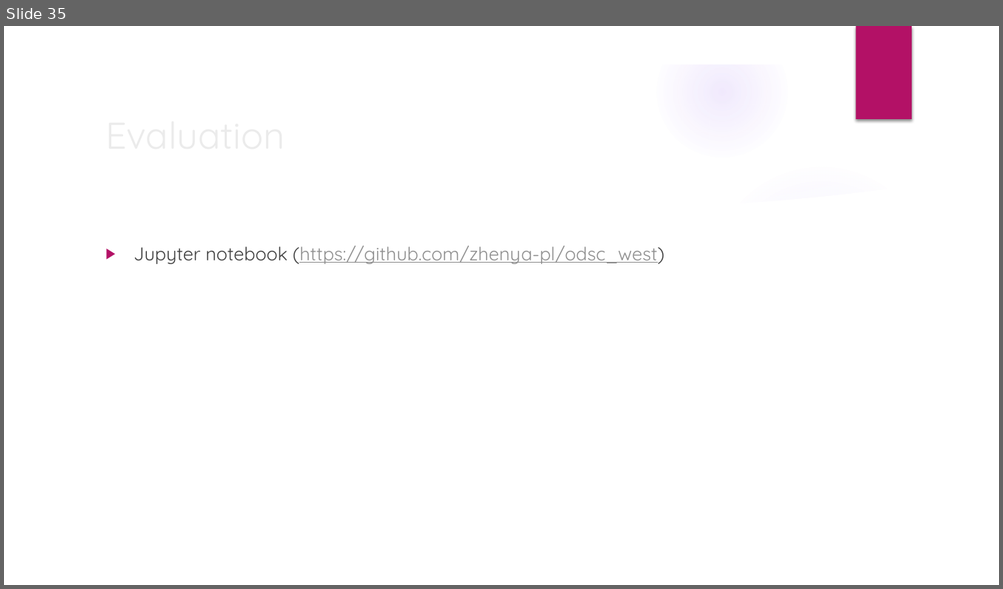
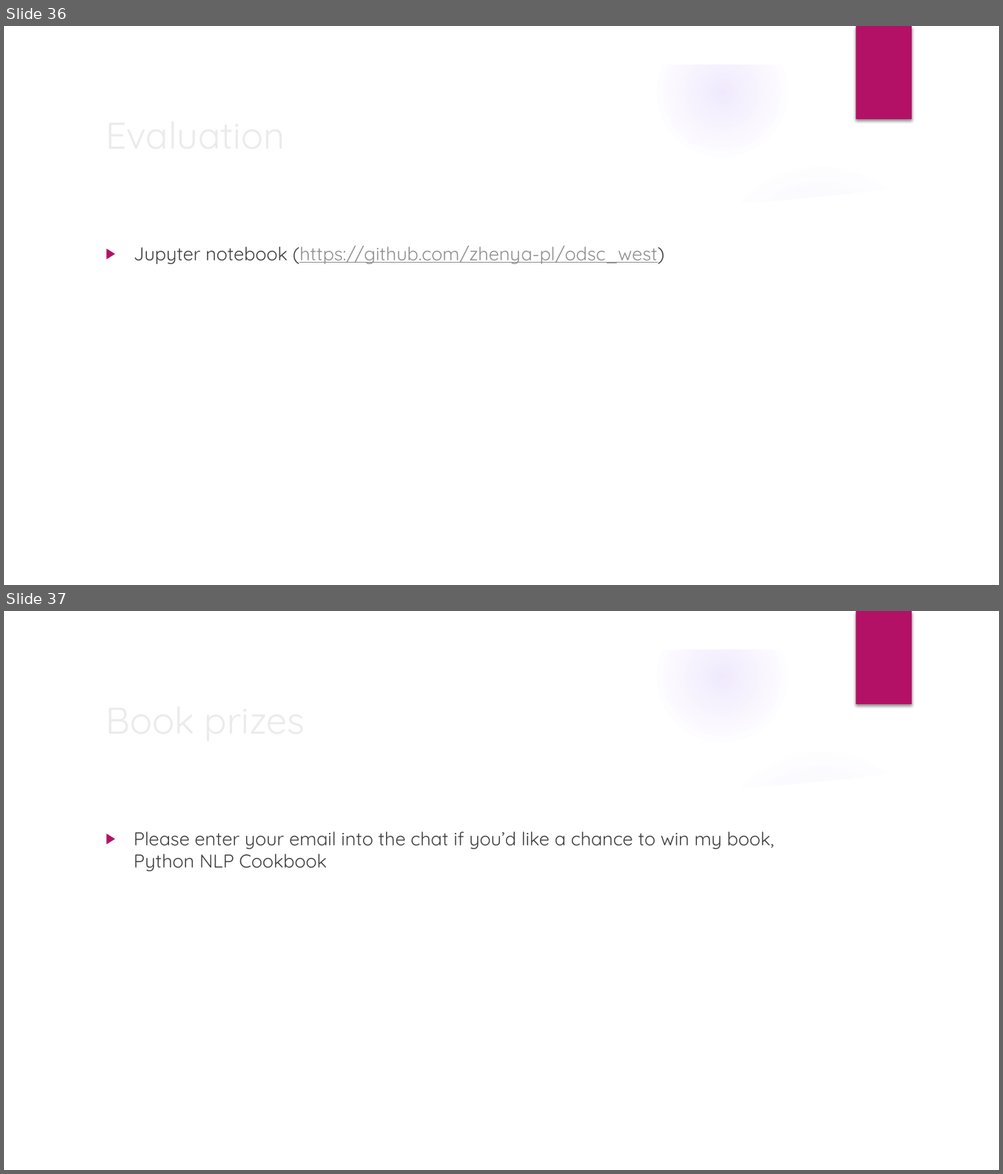
Before and after one commit to zhenya-pl/odsc_west, a slide deck: Introduction to NLP and topic modeling.pptx. Shown one above the other, each under a label of ours: slide 35 before the commit, slides 36 and 37 after it. The pictures are 1003x589 and 1003x1174 pixels, drawn with LibreOffice and Linux fonts; fonts in the diff are those of the drawing; background and template pictures are left out. Boxes give left, top, right and bottom in pixels: in the first picture for what was removed or moved away, otherwise in the second. Text is boxed around its words. In the diff, an @@ line names an element or a change of style, - is before the commit and + after.

```diff
--- a/Introduction to NLP and topic modeling.pptx
+++ b/Introduction to NLP and topic modeling.pptx
@@ slide 37 added at (4, 611, 999, 1170), background picture (left out); not listed: 9 template elements that a slide beside it also shows @@
@@ text added at (134, 832, 722, 871), 18 pt, text #404040 @@
+▶ Please enter your email into the chat if you’d like a chance to win my book, Python NLP Cookbook
@@ title added at (727, 832, 774, 848), 36 pt, text #EBEBEB @@
+Book prizes
@@ what was slide 35 is now slide 36 @@
```
Also in this commit, not shown: 3 slides changed, 5 other slides added.
